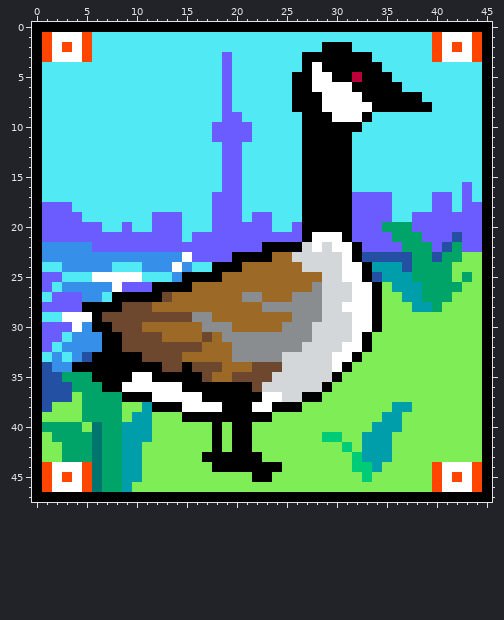
Two states of a pixel-art sprite, outputs/goose2.full.png. Above, as it was before the edit.
The file is 46x48 pixels.
And afterwards:
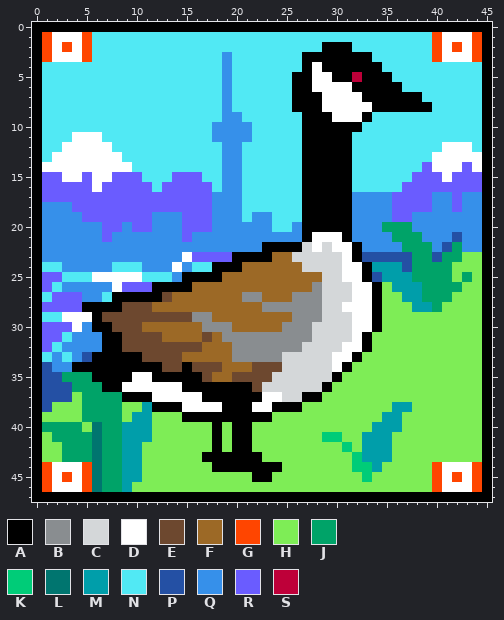
Palette (. is transparent): A #000000  B #898d90  C #d4d7d9  D #ffffff  E #6d482f  F #9c6926  G #ff4500  H #7eed56  J #00a368  K #00cc78  L #00756f  M #009eaa  N #51e9f4  P #2450a4  Q #3690ea  R #6a5cff  S #be0039
The edit:
Colour N gives way to colour D in row 11 at x 4 to 6; in row 12 at x 3 to 7 and 41 to 43; in row 13 at x 2 to 8 and 40 to 44; in row 14 at x 1 to 9, 40 to 42 and 44; in row 15 at x 3 to 4, 6 to 7 and 41; in row 16 at x 6.
Colour N gives way to colour Q in row 17 at x 44.
Colour R gives way to colour Q in rows 3 to 8 at x 19; in row 9 at x 19 to 20; in rows 10 to 11 at x 18 to 21; in rows 12 to 16 at x 19 to 20; in row 17 at x 18 to 20, 32 to 35, 40 to 41 and 43; in row 18 at x 1 to 3, 18 to 20, 32 to 35, 40 to 41 and 43 to 44.
Colour R gives way to colour Q in row 19 at x 1 to 4, 12 to 14, 18 to 20, 22 to 23, 32 to 35 and 38 to 44; in row 20 at x 1 to 6, 9, 12 to 14, 18 to 23, 26, 32 to 34 and 38 to 44; in row 21 at x 1 to 6, 8 to 14, 16 to 26, 32 to 35, 39 to 41 and 43 to 44; in row 22 at x 6 to 22, 33 to 36, 40 and 43 to 44.
Colour N gives way to colour R in row 14 at x 39 and 43; in row 15 at x 1 to 2, 5, 8 to 10, 14 to 16, 38 to 40 and 42 to 44; in row 16 at x 1 to 5, 7 to 11, 13 to 17, 37 to 42 and 44; in row 17 at x 1 to 17, 36 to 39 and 42; in row 18 at x 4 to 17, 36 to 39 and 42; in row 19 at x 5 to 11, 15 to 17 and 36 to 37.
Colour N gives way to colour R in row 20 at x 7 to 8, 10 to 11 and 15 to 17; in row 21 at x 15.
Changed places in both pictures, as pixel boxes (x1, y1, x2, y2):
changed: (42, 52, 302, 252)
changed: (352, 142, 482, 252)
